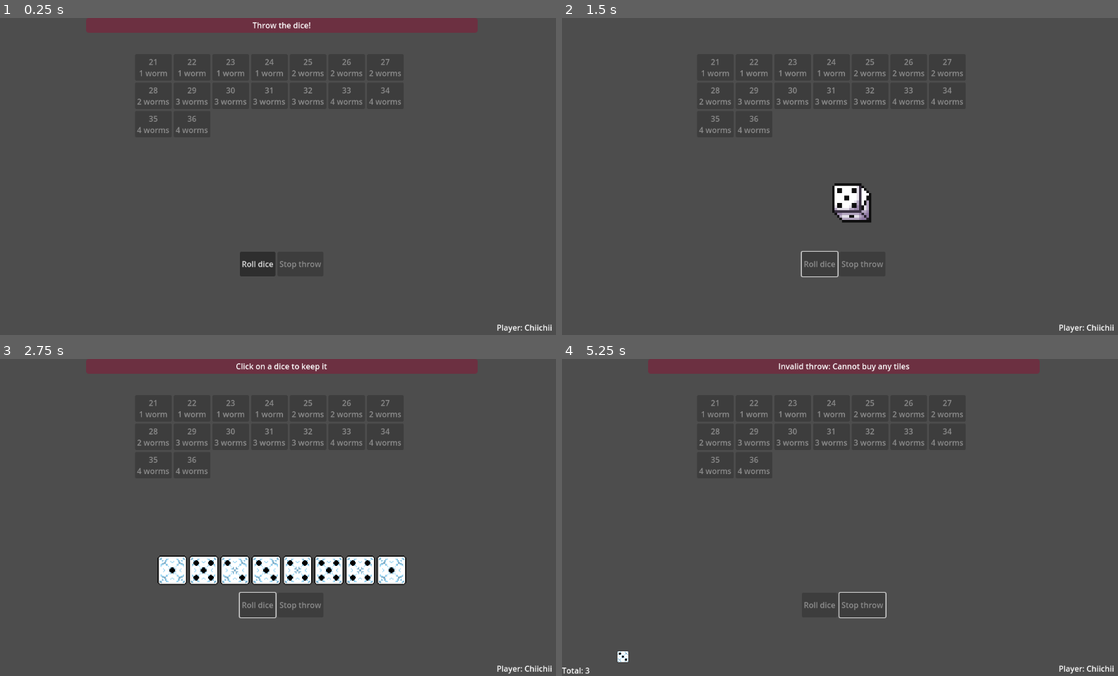
Above: before the commit, frames 1-4 (two rows, left to right).
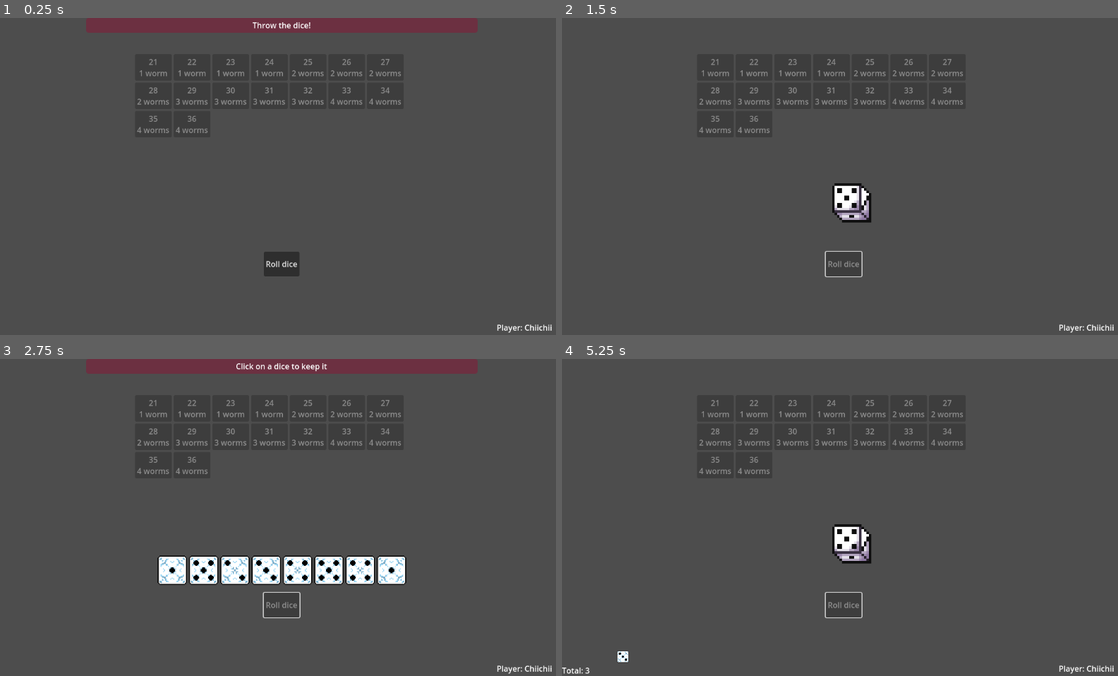
Above: after the commit, the same moments.

Repository: thannicko/Rainworms
Game: Godot game, scene res://Scenes/Game.tscn
The game is run twice, just before and just after one commit, with the same random seed, the same clock (stepped at 60 frames per second) and the same inputs.
Inputs (mouse positions are in pixels of both pictures, inside the frame that each line leads up to):
- Up to frame 1 (0.25 s): no input
- Up to frame 2 (1.5 s): click "Roll dice" at 0.5 s; move the mouse to (967, 160) at 1.27 s; click (967, 160) at 1.42 s
- Up to frame 3 (2.75 s): tap A at 2 s; move the mouse to (166, 533) at 2.02 s; click (166, 533) at 2.17 s
- Up to frame 4 (5.25 s): tap A at 2.75, 3.5 s; move the mouse to (901, 447) at 2.77 s; click (901, 447) at 2.92 s; move the mouse to (817, 580) at 3.52 s; click (817, 580) at 3.67 s; click (862, 606) at 4.25 s, where only the run before the commit has a clickable "Stop throw"; click (845, 606) at 5 s, where only the run after the commit has a clickable "Roll dice"

The runs differ from the first frame. In frame 1, 0.5% of the frame differs, in the area x 43-58%, y 73-82%; in frame 2, 0.2%; in frame 3, 0.2%; in frame 4, 4.3%, in the area x 15-86%, y 0-82%.

Commit message:
Allow clicking on tile to buy and stop the game

Diff:
--- a/Scenes/Game.tscn
+++ b/Scenes/Game.tscn
@@ -9,7 +9,6 @@
 [ext_resource type="Script" path="res://StateMachines/Turn/StopThrowState.gd" id="6_l6rxv"]
 [ext_resource type="Texture2D" uid="uid://b4j6dlwlo8ti0" path="res://Assets/six sided die.png" id="8_1koic"]
 [ext_resource type="Texture2D" uid="uid://cjlia5ygewjeq" path="res://Assets/dice-worm.png" id="9_3hr2b"]
-[ext_resource type="Script" path="res://StateMachines/Turn/BuyingTileState.gd" id="9_an0x8"]
 
 [sub_resource type="StyleBoxFlat" id="StyleBoxFlat_oy2md"]
 bg_color = Color(0.588235, 0.0431373, 0.192157, 0.431373)
@@ -82,47 +81,38 @@
 script = ExtResource("1_o8pd1")
 total_label = NodePath("../CanvasLayer/KeepDiceContianer/TotalLabel")
 
-[node name="InitialThrowState" type="Node" parent="TurnStateMachine" node_paths=PackedStringArray("throw_dice_button", "stop_throw_button", "throw_dice_container", "keep_dice_container", "total_label", "prompt_label", "player_name_label")]
+[node name="InitialThrowState" type="Node" parent="TurnStateMachine" node_paths=PackedStringArray("throw_dice_button", "throw_dice_container", "keep_dice_container", "total_label", "prompt_label", "player_name_label")]
 script = ExtResource("2_avjjy")
 throw_dice_button = NodePath("../../CanvasLayer/ActionsContainer/ThrowDiceButton")
-stop_throw_button = NodePath("../../CanvasLayer/ActionsContainer/StopThrowButton")
 throw_dice_container = NodePath("../../CanvasLayer/ThrowDiceMargin/ThrowDiceContainer")
 keep_dice_container = NodePath("../../CanvasLayer/KeepDiceContianer/KeepDiceContainer")
 total_label = NodePath("../../CanvasLayer/KeepDiceContianer/TotalLabel")
 prompt_label = NodePath("../../CanvasLayer/PromptLabel")
 player_name_label = NodePath("../../CanvasLayer/PlayerNameLabel")
 
-[node name="WaitRethrowState" type="Node" parent="TurnStateMachine" node_paths=PackedStringArray("prompt_label", "throw_dice_button", "stop_throw_button", "throw_dice_container")]
+[node name="WaitRethrowState" type="Node" parent="TurnStateMachine" node_paths=PackedStringArray("prompt_label", "throw_dice_button", "throw_dice_container", "deck_controller")]
 script = ExtResource("3_3xqk5")
 prompt_label = NodePath("../../CanvasLayer/PromptLabel")
 throw_dice_button = NodePath("../../CanvasLayer/ActionsContainer/ThrowDiceButton")
-stop_throw_button = NodePath("../../CanvasLayer/ActionsContainer/StopThrowButton")
-throw_dice_container = NodePath("../../CanvasLayer/ThrowDiceMargin/ThrowDiceContainer")
-
-[node name="ThrowingState" type="Node" parent="TurnStateMachine" node_paths=PackedStringArray("throw_dice_button", "stop_throw_button", "throw_dice_container", "dice_animation", "prompt_label")]
+throw_dice_container = NodePath("../../CanvasLayer/ThrowDiceMargin/ThrowDiceContainer")
+deck_controller = NodePath("../../DeckController")
+
+[node name="ThrowingState" type="Node" parent="TurnStateMachine" node_paths=PackedStringArray("throw_dice_button", "throw_dice_container", "dice_animation", "prompt_label")]
 script = ExtResource("4_e26gu")
 throw_dice_button = NodePath("../../CanvasLayer/ActionsContainer/ThrowDiceButton")
-stop_throw_button = NodePath("../../CanvasLayer/ActionsContainer/StopThrowButton")
 throw_dice_container = NodePath("../../CanvasLayer/ThrowDiceMargin/ThrowDiceContainer")
 dice_animation = NodePath("../../CanvasLayer/DiceThrowAnimation")
 prompt_label = NodePath("../../CanvasLayer/PromptLabel")
 
-[node name="KeepDiceState" type="Node" parent="TurnStateMachine" node_paths=PackedStringArray("stop_throw_button", "throw_dice_container", "keep_dice_container")]
+[node name="KeepDiceState" type="Node" parent="TurnStateMachine" node_paths=PackedStringArray("throw_dice_container", "keep_dice_container")]
 script = ExtResource("5_5yqc1")
-stop_throw_button = NodePath("../../CanvasLayer/ActionsContainer/StopThrowButton")
 throw_dice_container = NodePath("../../CanvasLayer/ThrowDiceMargin/ThrowDiceContainer")
 keep_dice_container = NodePath("../../CanvasLayer/KeepDiceContianer/KeepDiceContainer")
 
-[node name="StopThrowState" type="Node" parent="TurnStateMachine" node_paths=PackedStringArray("prompt_label", "throw_dice_button", "stop_throw_button", "deck_controller")]
+[node name="StopThrowState" type="Node" parent="TurnStateMachine" node_paths=PackedStringArray("prompt_label", "throw_dice_button", "deck_controller")]
 script = ExtResource("6_l6rxv")
 prompt_label = NodePath("../../CanvasLayer/PromptLabel")
 throw_dice_button = NodePath("../../CanvasLayer/ActionsContainer/ThrowDiceButton")
-stop_throw_button = NodePath("../../CanvasLayer/ActionsContainer/StopThrowButton")
-deck_controller = NodePath("../../DeckController")
-
-[node name="BuyingTileState" type="Node" parent="TurnStateMachine" node_paths=PackedStringArray("prompt_label", "deck_controller")]
-script = ExtResource("9_an0x8")
-prompt_label = NodePath("../../CanvasLayer/PromptLabel")
 deck_controller = NodePath("../../DeckController")
 
 [node name="CanvasLayer" type="CanvasLayer" parent="."]
@@ -232,10 +222,6 @@
 layout_mode = 2
 text = "Roll dice"
 
-[node name="StopThrowButton" type="Button" parent="CanvasLayer/ActionsContainer"]
-layout_mode = 2
-text = "Stop throw"
-
 [node name="TileContainer" type="HFlowContainer" parent="CanvasLayer"]
 custom_minimum_size = Vector2(600, 200)
 anchors_preset = 8
--- a/Scripts/DeckController.gd
+++ b/Scripts/DeckController.gd
@@ -21,9 +21,10 @@
 func set_enable_buying(enabled: bool) -> void:
 	_buying_enabled = enabled
 
-func _refresh(new_points: int) -> void:
+func _refresh(new_points: int, has_no_worms: bool) -> void:
 	for button in tiles_container.get_children():
 		button.disabled = _is_tile_too_expensive(_button_to_tile[button], new_points)
+		button.disabled = button.disabled or has_no_worms
 
 func _is_tile_too_expensive(tile: WormTile, points: int) -> bool:
 	return tile.cost > points
--- a/StateMachines/Turn/BuyingTileState.gd
+++ /dev/null
@@ -1,19 +0,0 @@
-class_name BuyingTileState extends State
-
-@export var prompt_label: Label
-@export var deck_controller: DeckController
-
-func enter(data := {}) -> void:
-	prompt_label.text = "Click on a tile to buy"
-	deck_controller.tile_bought.connect(_on_tile_bought)
-	deck_controller.set_enable_buying(true)
-
-func _on_tile_bought(tile: WormTile) -> void:
-	(self._state_machine as TurnStateMachine).buy_tile(tile)
-	prompt_label.text = "Successfully bought: " + tile.display_details()
-	await get_tree().create_timer(1.0).timeout
-	self._state_machine._change_to_state("InitialThrowState")
-
-func exit() -> void:
-	deck_controller.tile_bought.disconnect(_on_tile_bought)
-	deck_controller.set_enable_buying(false)
--- a/StateMachines/Turn/InitialThrowState.gd
+++ b/StateMachines/Turn/InitialThrowState.gd
@@ -1,7 +1,6 @@
 class_name InitialThrowState extends State
 
 @export var throw_dice_button: Button
-@export var stop_throw_button: Button
 @export var throw_dice_container: Container
 @export var keep_dice_container: Container
 @export var total_label: Label
@@ -15,7 +14,6 @@
 
 	throw_dice_button.disabled = false
 	throw_dice_button.button_down.connect(_on_throw_dice_button_down)
-	stop_throw_button.disabled = true
 
 	prompt_label.text = "Throw the dice!"
 	prompt_label.show()
--- a/StateMachines/Turn/KeepDiceState.gd
+++ b/StateMachines/Turn/KeepDiceState.gd
@@ -1,6 +1,5 @@
 class_name KeepDiceState extends State
 
-@export var stop_throw_button: Button
 @export var throw_dice_container: Container
 @export var keep_dice_container: Container
 
--- a/StateMachines/Turn/StopThrowState.gd
+++ b/StateMachines/Turn/StopThrowState.gd
@@ -2,12 +2,10 @@
 
 @export var prompt_label: Label
 @export var throw_dice_button: Button
-@export var stop_throw_button: Button
 @export var deck_controller: DeckController
 
 func enter(data := {}) -> void:
 	throw_dice_button.disabled = true
-	stop_throw_button.disabled = true
 
 	var state_machine := (self._state_machine as TurnStateMachine)
 	if state_machine._has_no_worms():
--- a/StateMachines/Turn/ThrowingState.gd
+++ b/StateMachines/Turn/ThrowingState.gd
@@ -1,7 +1,6 @@
 class_name ThrowingState extends State
 
 @export var throw_dice_button: Button
-@export var stop_throw_button: Button
 @export var throw_dice_container: Container
 @export var dice_animation: AnimatedSprite2D
 @export var prompt_label: Label
@@ -12,7 +11,6 @@
 	_dice_textures_to_value.clear()
 	(self._state_machine as TurnStateMachine)._dices_frequency.clear()
 	throw_dice_button.disabled = true
-	stop_throw_button.disabled = true
 	prompt_label.hide()
 	_start_throw()
 
--- a/StateMachines/Turn/TurnStateMachine.gd
+++ b/StateMachines/Turn/TurnStateMachine.gd
@@ -3,7 +3,7 @@
 const MaxThrows: int = 8
 const Worm: int = 6
 
-signal points_earned(new_points: int)
+signal points_earned(new_points: int, has_no_worms: bool)
 
 const _dice_textures: Dictionary = {
 	1: "res://Assets/dice-one.png",
@@ -36,7 +36,7 @@
 func set_points_earned(points: int) -> void:
 	_player.points_earned_in_turn = points
 	_update_total_label(_player.points_earned_in_turn)
-	points_earned.emit(_player.points_earned_in_turn)
+	points_earned.emit(_player.points_earned_in_turn, _has_no_worms())
 
 func get_points_earned() -> int:
 	return _player.points_earned_in_turn
--- a/StateMachines/Turn/WaitRethrowState.gd
+++ b/StateMachines/Turn/WaitRethrowState.gd
@@ -2,19 +2,26 @@
 
 @export var prompt_label: Label
 @export var throw_dice_button: Button
-@export var stop_throw_button: Button
 @export var throw_dice_container: Container
+@export var deck_controller: DeckController
 
 func enter(data := {}) -> void:
-	prompt_label.text = "Throw the dice or stop to buy a tile"
+	prompt_label.text = "Throw the dice or click on a tile to buy"
 	_clear_container(throw_dice_container)
 
 	throw_dice_button.disabled = false
 	throw_dice_button.button_down.connect(_on_throw_dice_button_down)
 	throw_dice_button.show()
 
-	stop_throw_button.disabled = false
-	stop_throw_button.button_down.connect(_on_stop_throw_button_down)
+	#TODO: Move this somehow into buyingtilestate and allow us to go there?
+	deck_controller.set_enable_buying(true)
+	deck_controller.tile_bought.connect(_on_tile_bought)
+
+func _on_tile_bought(tile: WormTile) -> void:
+	(self._state_machine as TurnStateMachine).buy_tile(tile)
+	prompt_label.text = "Successfully bought: " + tile.display_details()
+	await get_tree().create_timer(1.0).timeout
+	self._state_machine._change_to_state("InitialThrowState")
 
 func _on_throw_dice_button_down():
 	self._state_machine._change_to_state("ThrowingState")
@@ -27,5 +34,5 @@
 		child.queue_free()
 
 func exit() -> void:
+	deck_controller.set_enable_buying(false)
 	throw_dice_button.button_down.disconnect(_on_throw_dice_button_down)
-	stop_throw_button.button_down.disconnect(_on_stop_throw_button_down)
Not shown: 1 places in Scenes/Game.tscn that only renumber resources
